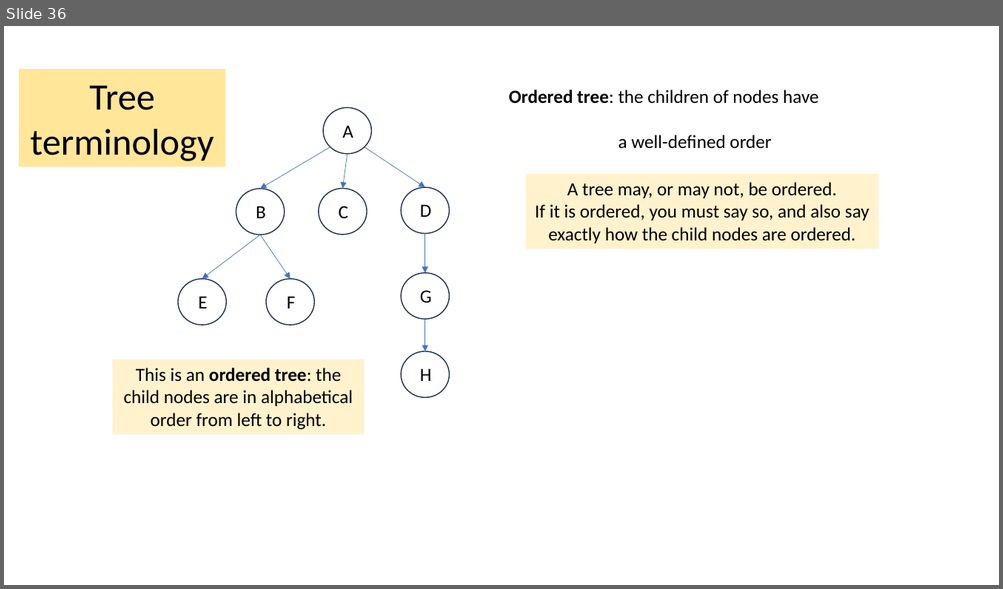
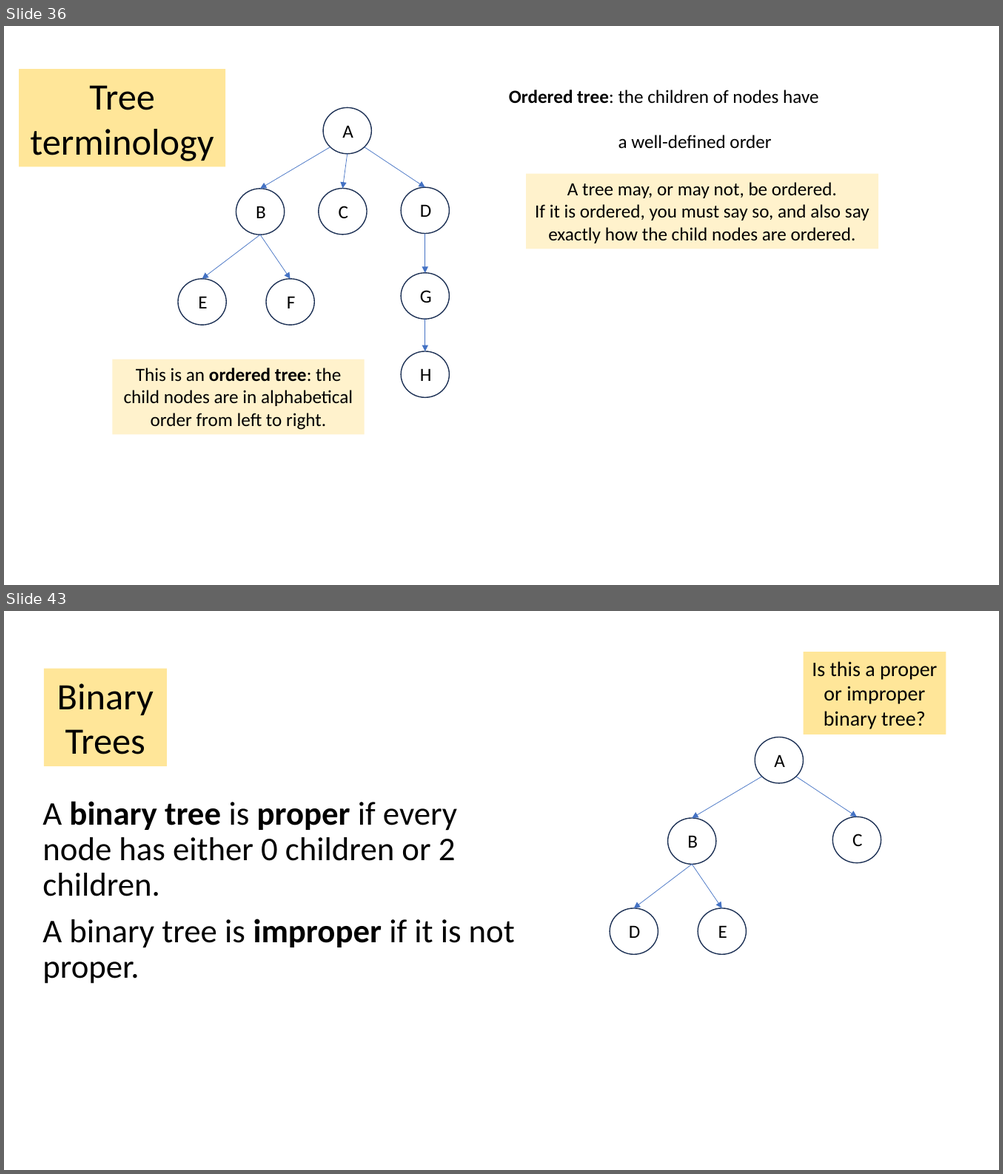
Before and after one commit to tjd1234/cmpt225summer2023, a slide deck: lecture_notes/week5/week5_trees.pptx. Shown one above the other, each under a label of ours: slide 36 before the commit, slides 36 and 43 after it; the slides between them are not shown. The pictures are 1003x589 and 1003x1174 pixels, drawn with LibreOffice and Linux fonts; fonts in the diff are those of the drawing. Boxes give left, top, right and bottom in pixels: in the first picture for what was removed or moved away, otherwise in the second. Text is boxed around its words. In the diff, an @@ line names an element or a change of style, - is before the commit and + after.

```diff
--- a/lecture_notes/week5/week5_trees.pptx
+++ b/lecture_notes/week5/week5_trees.pptx
@@ slide 43 added at [4, 611, 999, 1170], background #FFFFFF @@
@@ rectangle added at [803, 652, 945, 735], fill #FFE699, 20 pt, text #000000 @@
+Is this a proper or improper binary tree?
@@ rectangle added at [43, 669, 167, 766], fill #FFE699, 36 pt, text #000000 @@
+Binary Trees
@@ ellipse added at [754, 737, 803, 783], outline #1E3256 1 pt @@
@@ text added at [774, 755, 785, 767], 18 pt, text #000000 @@
+A
@@ arrow added from (762, 777) to (692, 818), #4472C4 0.5 pt @@
@@ arrow added from (796, 777) to (856, 817), #4472C4 0.5 pt @@
@@ text added at [42, 801, 515, 984], 32 pt, text #000000 @@
+A binary tree is proper if every node has either 0 children or 2 children.
+A binary tree is improper if it is not proper.
@@ ellipse added at [668, 818, 717, 865], outline #1E3256 1 pt @@
@@ ellipse added at [832, 817, 881, 863], outline #1E3256 1 pt @@
@@ text added at [687, 835, 697, 848], 18 pt, text #000000 @@
+B
@@ text added at [852, 834, 862, 846], 18 pt, text #000000 @@
+C
@@ arrow added from (692, 865) to (634, 908), #4472C4 0.5 pt @@
@@ arrow added from (692, 865) to (722, 908), #4472C4 0.5 pt @@
@@ ellipse added at [610, 908, 658, 955], outline #1E3256 1 pt @@
@@ ellipse added at [698, 908, 746, 955], outline #1E3256 1 pt @@
@@ text added at [629, 925, 640, 938], 18 pt, text #000000 @@
+D
@@ text added at [718, 925, 727, 938], 18 pt, text #000000 @@
+E
```
Also in this commit, not shown: 1 slide changed, 47 other slides added.
